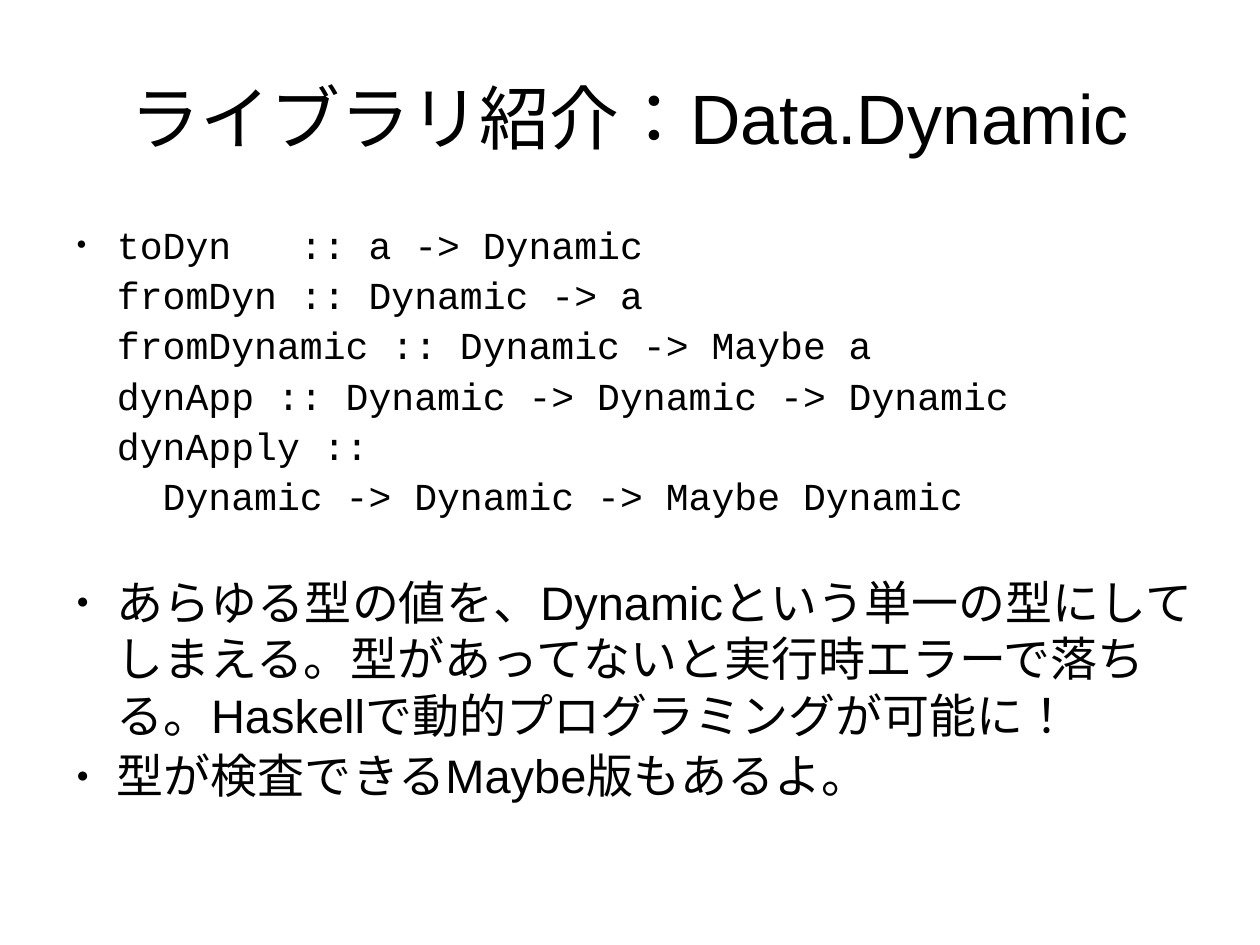
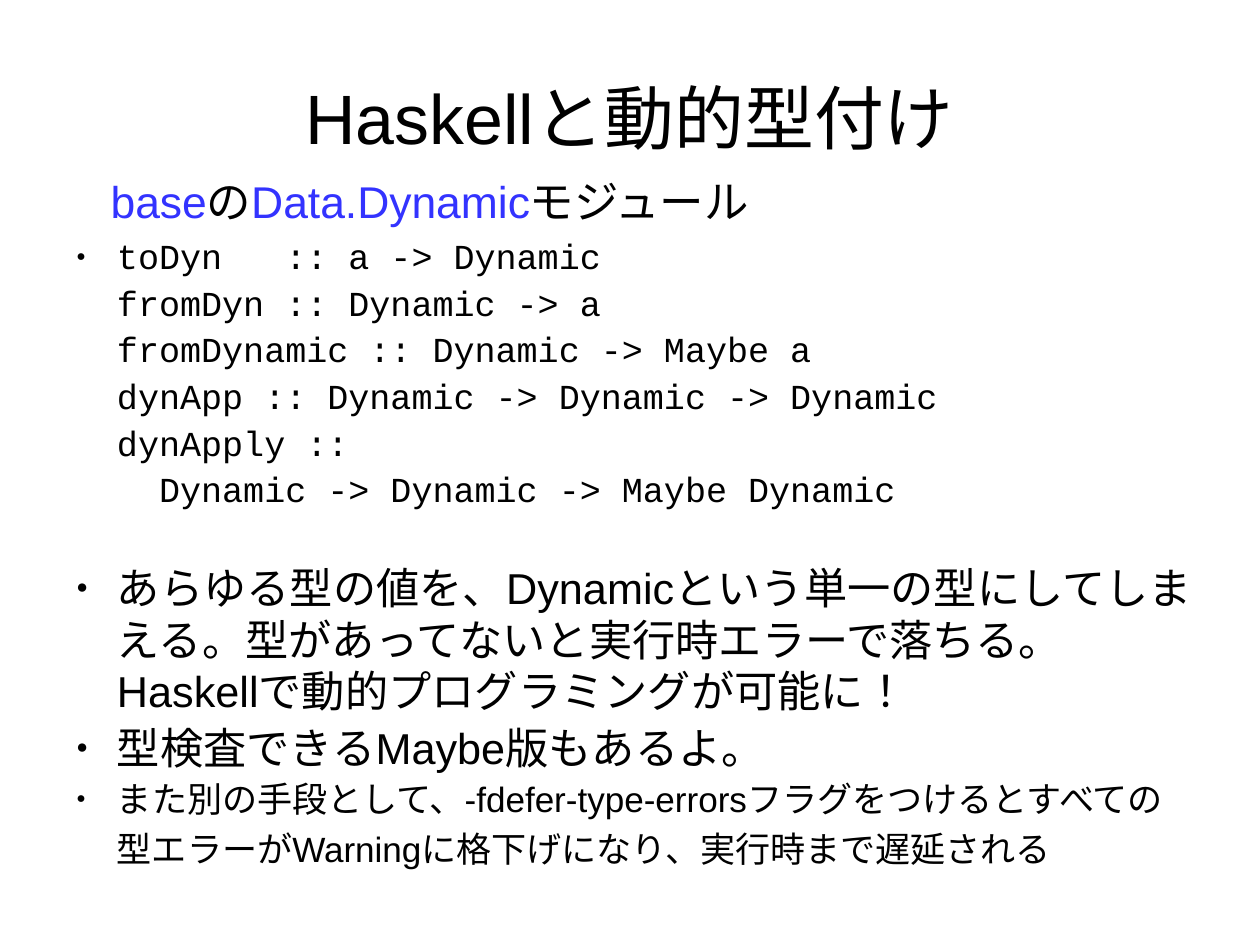
Before and after one commit to nushio3/learn-haskell, a slide deck: slide 100 of Tsukuba-2016.odp (slide 96 before the commit). Drawn at 1260x945 pixels with LibreOffice and Linux fonts; fonts in the diff are those of the drawing. Boxes give left, top, right and bottom in pixels: in the first picture for what was removed or moved away, otherwise in the second. Text is boxed around its words. In the diff, an @@ line names an element or a change of style, - is before the commit and + after.

```diff
--- a/Tsukuba-2016.odp
+++ b/Tsukuba-2016.odp
@@ title at bbox=[306, 88, 954, 150]: text changed @@
-ライブラリ紹介：Data.Dynamic
+Haskellと動的型付け
@@ text added at bbox=[111, 183, 749, 227], 28 pt, text #3333FF @@
+baseのData.Dynamicモジュール
@@ text "toDyn :: a -> Dynamic": place and size @@
-text "toDyn :: a -> Dynamic" at bbox=[117, 232, 1192, 803]
+text "toDyn :: a -> Dynamic" at bbox=[117, 245, 1192, 870]
@@ text at bbox=[117, 245, 1192, 711]: size 24.1 to 22.1 pt in "toDyn :: a -> Dynamic", "fromDyn :: Dynamic -> a", "fromDynamic :: Dynamic -> Maybe a", "dynApp :: Dynamic -> Dynamic -> Dynamic" and 2 more places; size 29.6 to 27.2 pt in "あらゆる型の値を、Dynamicという単一の型にしてしまえる。型があってないと実行時エラーで落ちる。Haskellで動的 ..." @@
@@ text at bbox=[117, 727, 1163, 870]: text changed; size 29.6 to 22.1 pt @@
-● 型が検査できるMaybe版もあるよ。
+● 型検査できるMaybe版もあるよ。
+● また別の手段として、-fdefer-type-errorsフラグをつけるとすべての型エラーがWarningに格下げになり、実行時まで遅延される
```
Also in this commit, not shown: 32 other slides changed, 9 slides added, 1 slide removed, 1 other file.
